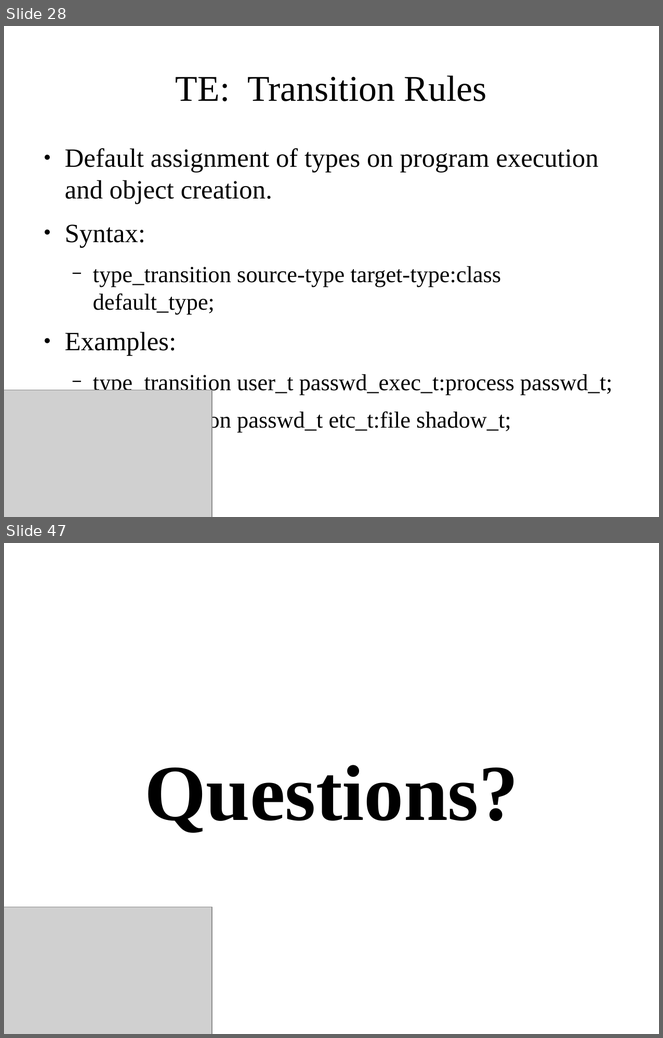
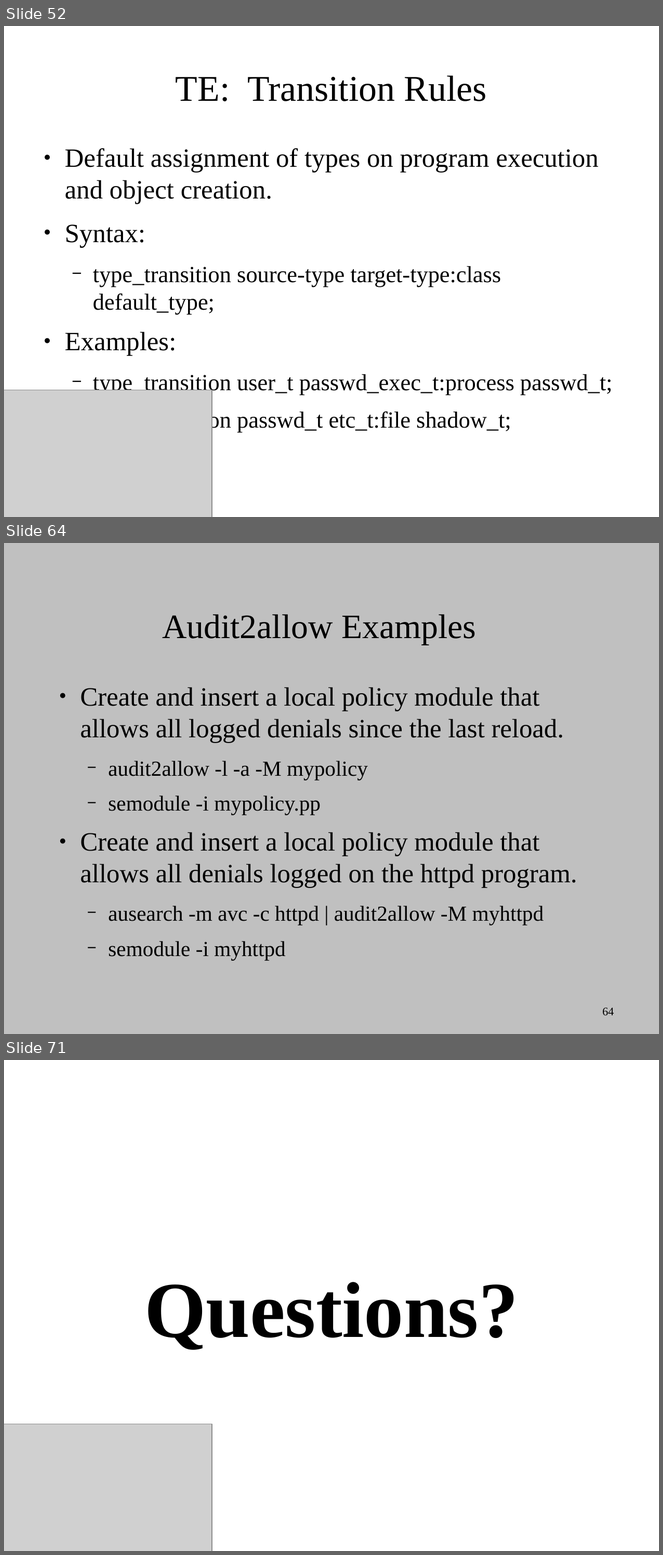
Before and after one commit to dpquigl/demystifying-selinux-part2, a slide deck: demystifying_selinux_part2_OSCON_19JUL2014.odp. Shown one above the other, each under a label of ours: slides 28 and 47 before the commit, slides 52, 64 and 71 after it; the slides between them are not shown. The pictures are 663x1038 and 663x1555 pixels, drawn with LibreOffice and Linux fonts; fonts in the diff are those of the drawing; grey boxes stand for pictures. Boxes give left, top, right and bottom in pixels: in the first picture for what was removed or moved away, otherwise in the second. Text is boxed around its words. In the diff, an @@ line names an element or a change of style, - is before the commit and + after.

```diff
--- a/demystifying_selinux_part2_OSCON_19JUL2014.odp
+++ b/demystifying_selinux_part2_OSCON_19JUL2014.odp
@@ slide 64 added at bbox=[4, 543, 659, 1034], background #C0C0C0 @@
@@ title added at bbox=[162, 614, 476, 645], 41.4 pt, text #000000 @@
+Audit2allow Examples
@@ text added at bbox=[80, 687, 578, 961], 32 pt, text #000000 @@
+● Create and insert a local policy module that allows all logged denials since the last reload.
+  − audit2allow -l -a -M mypolicy
+  − semodule -i mypolicy.pp
+● Create and insert a local policy module that allows all denials logged on the httpd program.
+  − ausearch -m avc -c httpd | audit2allow -M myhttpd
+  − semodule -i myhttpd
@@ page number added at bbox=[603, 1008, 614, 1016], 14 pt, text #000000 @@
+64
@@ what was slide 28 is now slide 52 @@
@@ what was slide 47 is now slide 71 @@
```
Also in this commit, not shown: 14 slides changed, 23 other slides added, 1 other file.
